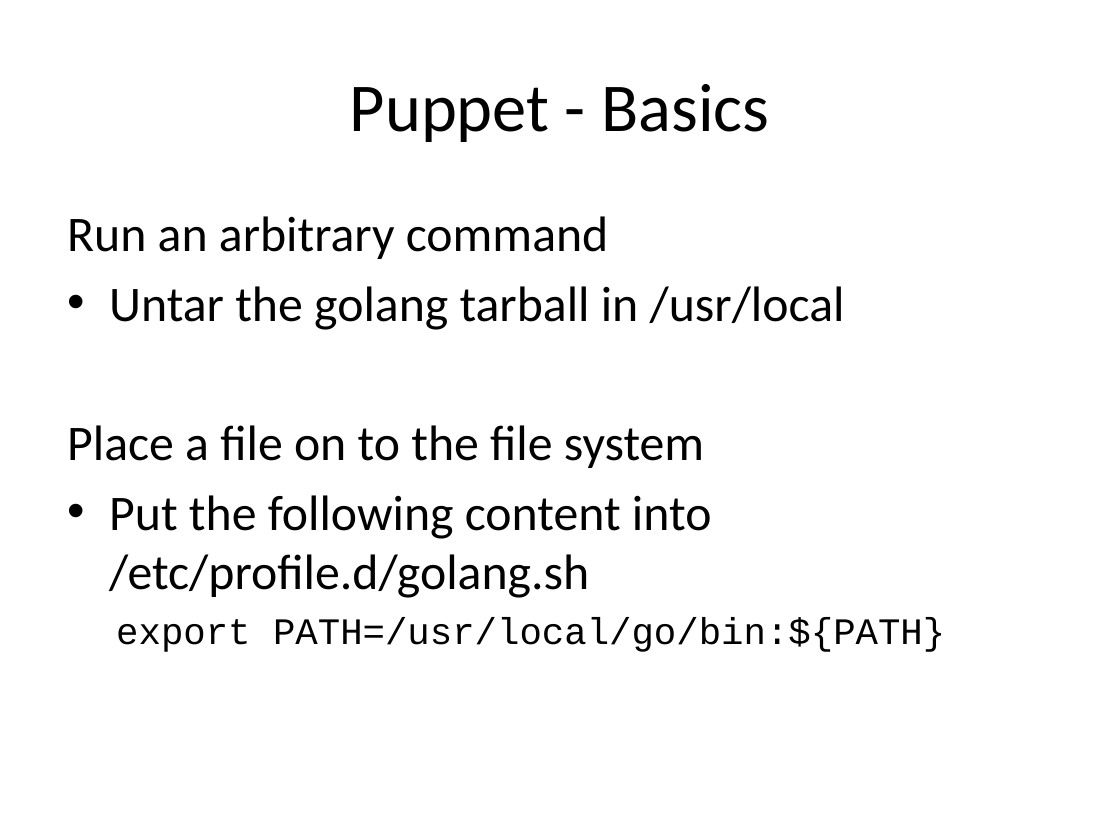
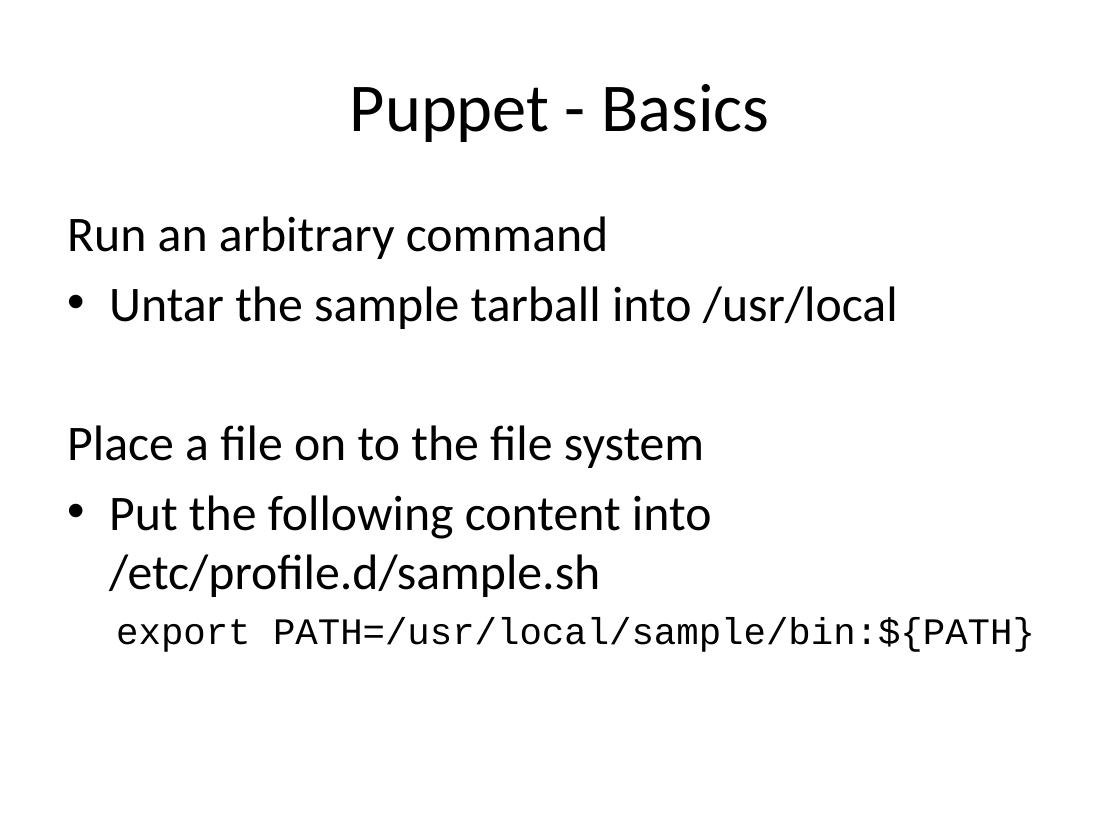
Before and after one commit to andeemarks/xconf-sydney-2014-workshops, a slide deck: slide 10 of 01-provision/xconf-sydney-2014-provision.pptx. Drawn at 1120x840 pixels with LibreOffice and Linux fonts; fonts in the diff are those of the drawing. Boxes give left, top, right and bottom in pixels: in the first picture for what was removed or moved away, otherwise in the second. Text is boxed around its words. In the diff, an @@ line names an element or a change of style, - is before the commit and + after.

```diff
--- a/01-provision/xconf-sydney-2014-provision.pptx
+++ b/01-provision/xconf-sydney-2014-provision.pptx
@@ text at bbox=[109, 286, 898, 329]: text changed @@
-• Untar the golang tarball in /usr/local
+• Untar the sample tarball into /usr/local
@@ text at bbox=[109, 495, 1035, 652]: text changed @@
-• Put the following content into /etc/profile.d/golang.sh
-  export PATH=/usr/local/go/bin:${PATH}
+• Put the following content into /etc/profile.d/sample.sh
+  export PATH=/usr/local/sample/bin:${PATH}
```
Also in this commit, not shown: 9 slides added.
